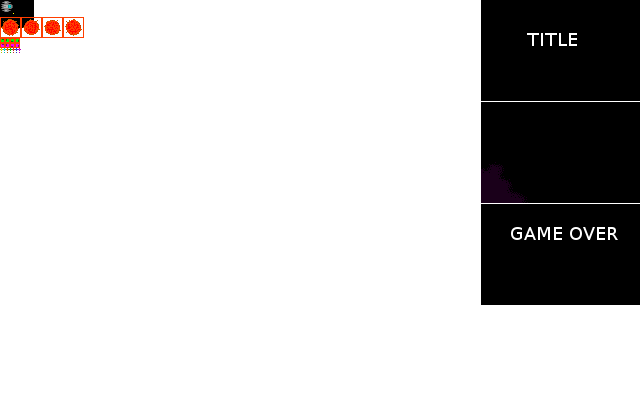
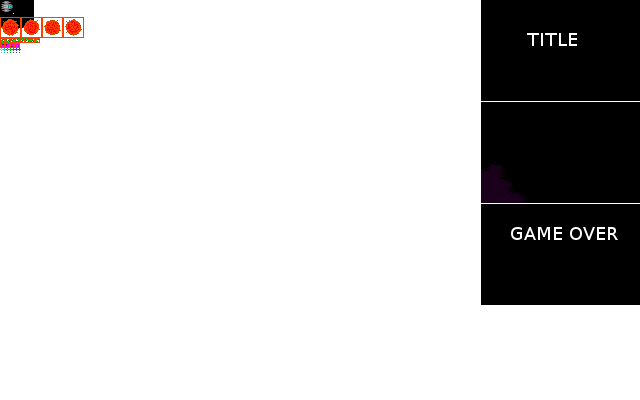
Two versions of the same layered image (640 x 400). Layer-by-layer changes:
painted on "Stuff" over [1, 38, 39, 43]
painted on "Grid" over [20, 38, 40, 43]
